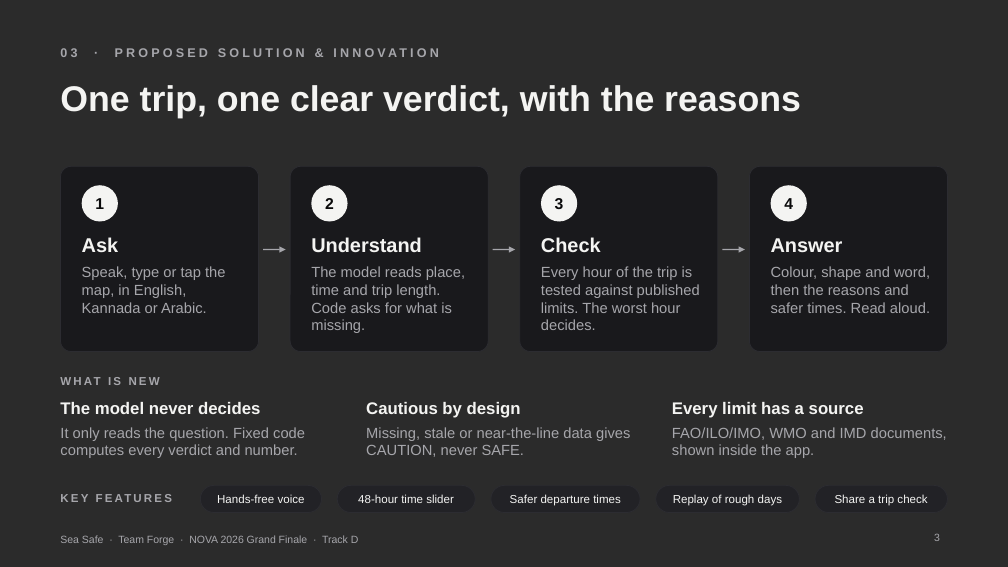
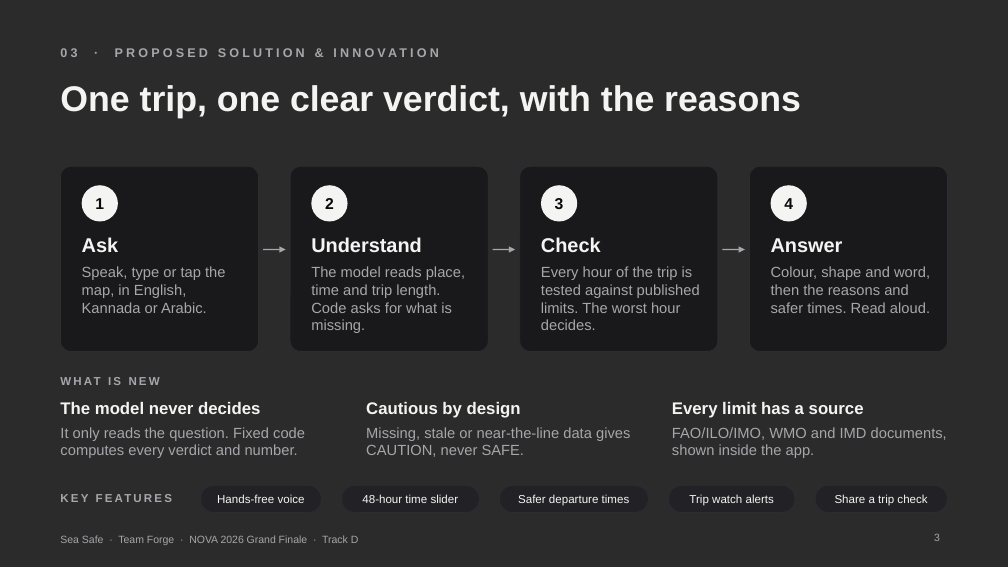
Before and after one commit to vishl4534-arch/sea-safe, a slide deck: slide 3 of Claude outputs/Sea_Safe_NOVA_2026.pptx. Drawn at 1008x567 pixels with LibreOffice and Linux fonts; fonts in the diff are those of the drawing; background and template pictures are left out; a plain dark background stands for a picture behind light text. Boxes give left, top, right and bottom in pixels: in the first picture for what was removed or moved away, otherwise in the second. Text is boxed around its words. In the diff, an @@ line names an element or a change of style, - is before the commit and + after.

```diff
--- a/Claude outputs/Sea_Safe_NOVA_2026.pptx
+++ b/Claude outputs/Sea_Safe_NOVA_2026.pptx
@@ rounded rectangle "48-hour time slider": place and size @@
-rounded rectangle "48-hour time slider" at [337,485,476,513]
+rounded rectangle "48-hour time slider" at [342,485,480,513]
@@ rounded rectangle "Safer departure times": place and size @@
-rounded rectangle "Safer departure times" at [491,485,640,513]
+rounded rectangle "Safer departure times" at [499,485,648,513]
@@ rounded rectangle "Trip watch alerts": place and size @@
-rounded rectangle "Trip watch alerts" at [656,485,799,513]
+rounded rectangle "Trip watch alerts" at [668,485,796,513]
@@ text in rounded rectangle at [689,494,774,506]: text changed @@
-Replay of rough days
+Trip watch alerts
```
Also in this commit, not shown: 3 other slides changed, 1 slide added, 1 slide removed, 38 other files.
